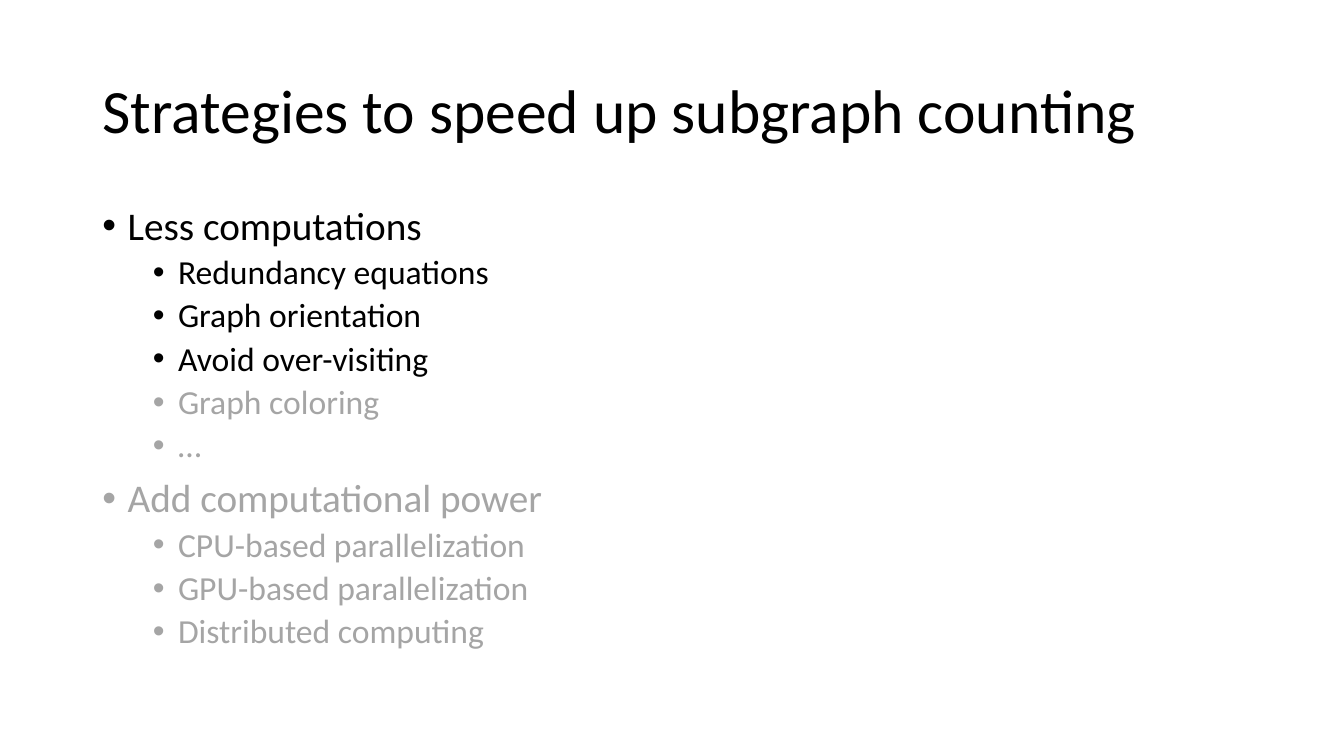
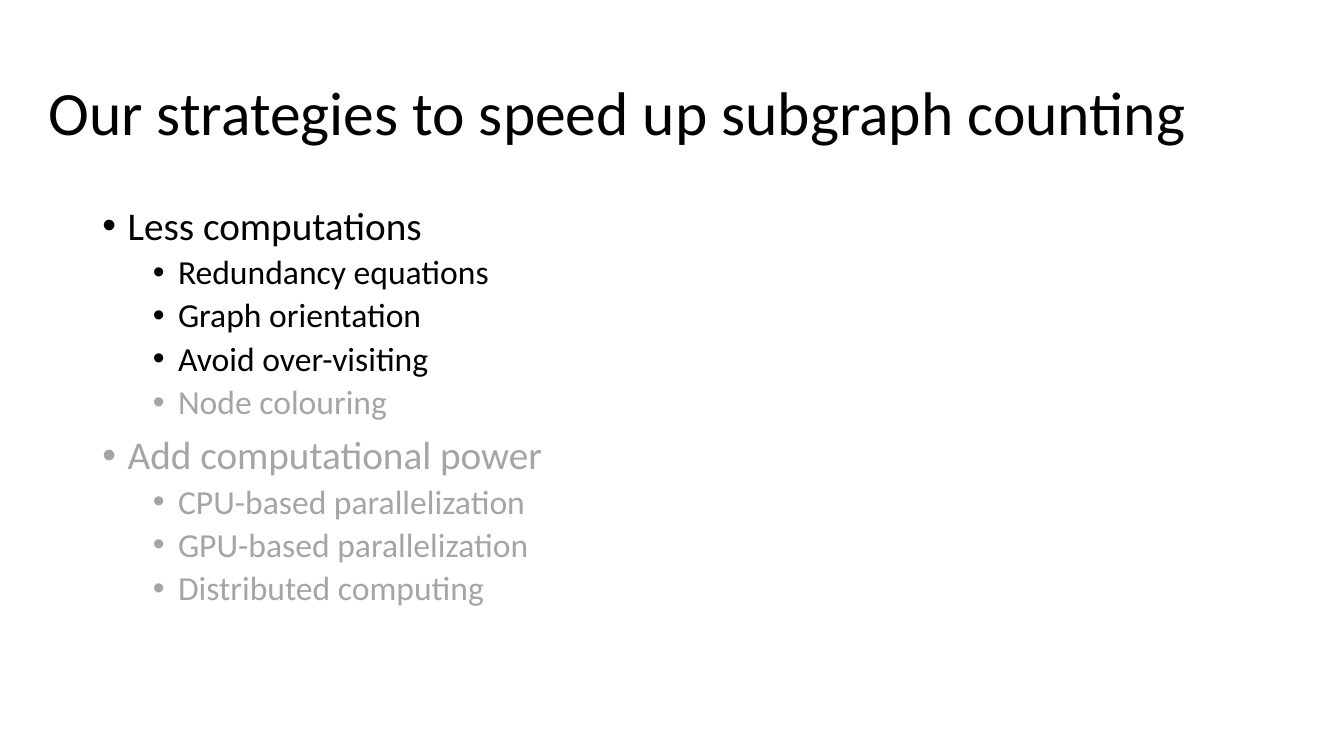
Before and after one commit to samwindels/gradco, a slide deck: slide 21 of presentation.pptx (slide 15 before the commit). Drawn at 1344x756 pixels with LibreOffice and Linux fonts; fonts in the diff are those of the drawing. Boxes give left, top, right and bottom in pixels: in the first picture for what was removed or moved away, otherwise in the second. Text is boxed around its words. In the diff, an @@ line names an element or a change of style, - is before the commit and + after.

```diff
--- a/presentation.pptx
+++ b/presentation.pptx
@@ title at (48,92,1185,146): text changed @@
-Strategies to speed up subgraph counting
+Our strategies to speed up subgraph counting
@@ text at (178,391,387,420): text changed @@
-  • Graph coloring
-  • …
+  • Node colouring
```
Also in this commit, not shown: 23 other slides changed, 2 slides added.
